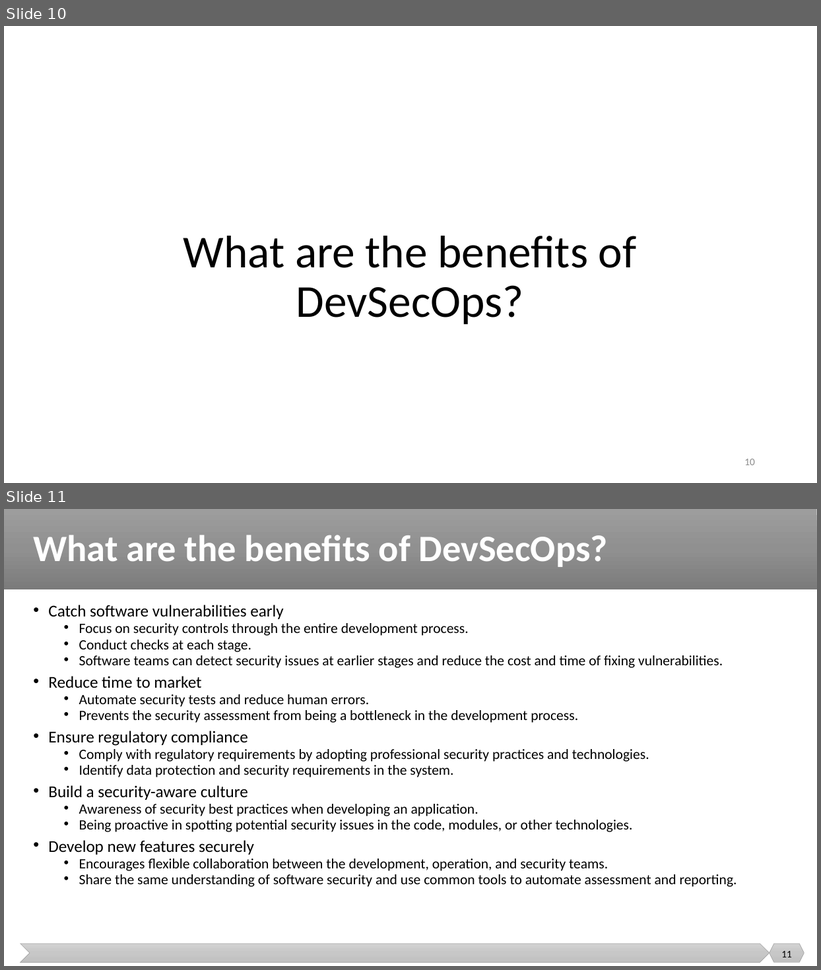
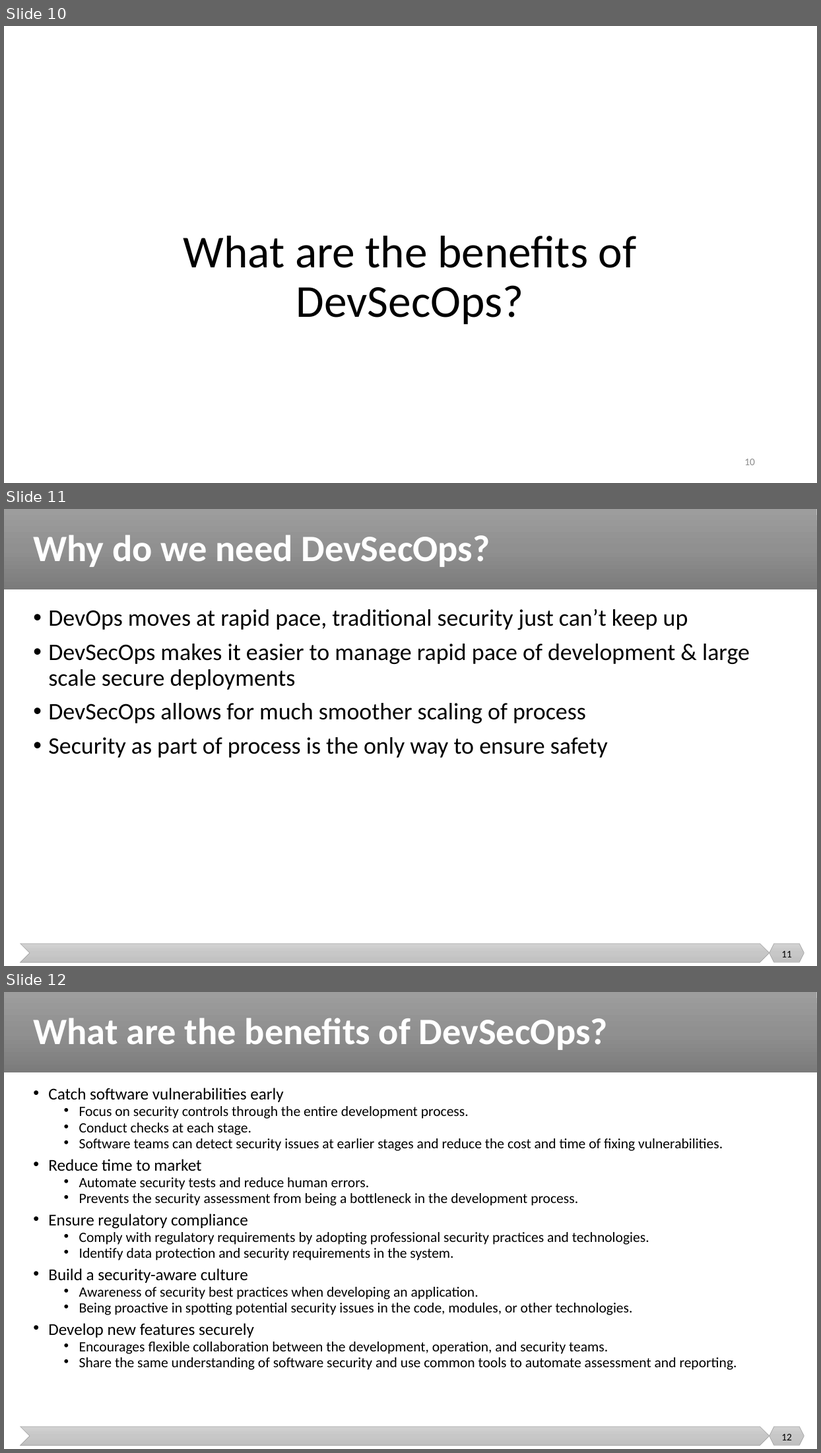
Before and after one commit to malenezi/malenezi, a slide deck: SE489/Lectures/9-DevSecOps/DevSecOps.pptx. Shown one above the other, each under a label of ours: slides 10 and 11 before the commit, slides 10, 11 and 12 after it. The pictures are 821x970 and 821x1453 pixels, drawn with LibreOffice and Linux fonts; fonts in the diff are those of the drawing. Boxes give left, top, right and bottom in pixels: in the first picture for what was removed or moved away, otherwise in the second. Text is boxed around its words. In the diff, an @@ line names an element or a change of style, - is before the commit and + after.

```diff
--- a/SE489/Lectures/9-DevSecOps/DevSecOps.pptx
+++ b/SE489/Lectures/9-DevSecOps/DevSecOps.pptx
@@ slide 11 added at bbox=[4, 509, 817, 966], background #FFFFFF; not listed: 3 template elements that a slide beside it also shows @@
@@ title added at bbox=[33, 535, 490, 567], 44 pt, text #FFFFFF, bold @@
+Why do we need DevSecOps?
@@ text added at bbox=[48, 609, 750, 758], 28 pt, text #000000 @@
+• DevOps moves at rapid pace, traditional security just can’t keep up
+• DevSecOps makes it easier to manage rapid pace of development & large scale secure deployments
+• DevSecOps allows for much smoother scaling of process
+• Security as part of process is the only way to ensure safety
@@ page number added at bbox=[781, 951, 792, 958], 12 pt, text #000000 @@
+11
@@ what was slide 11 is now slide 12 @@
@@ page number at bbox=[781, 1434, 792, 1441]: text changed @@
-11
+12
```
Also in this commit, not shown: 1 slide changed, 21 other slides added, 1 slide removed.
